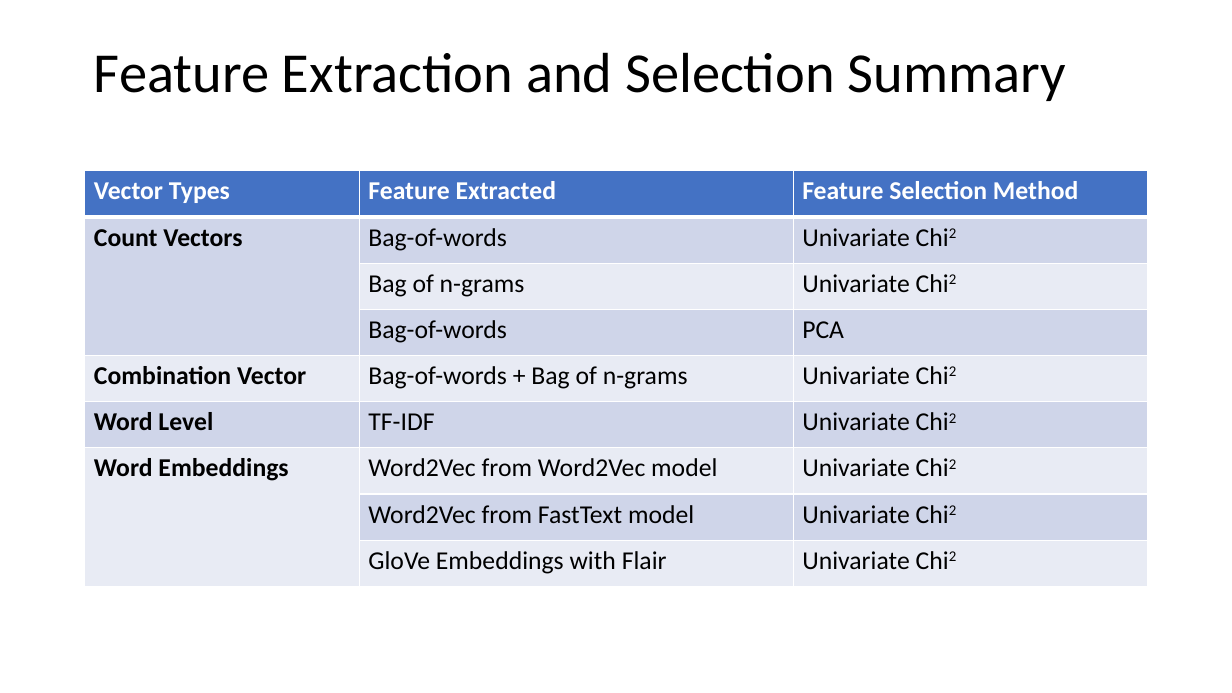
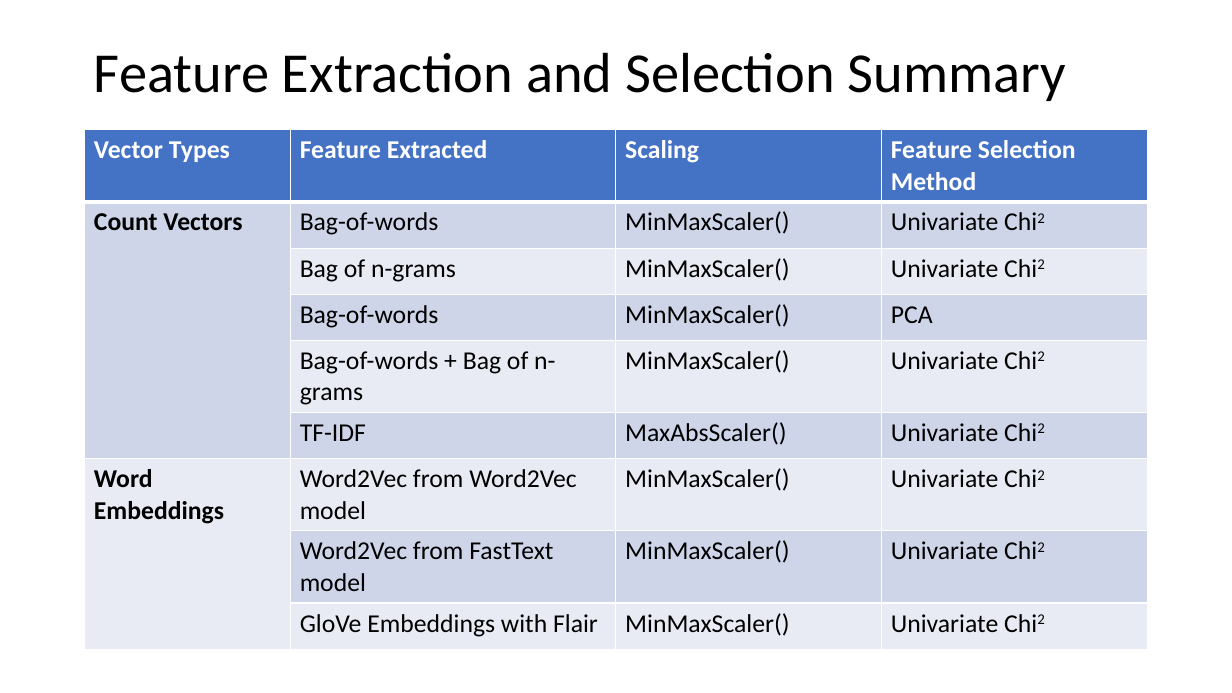
Before and after one commit to CSML1010-3-2020/NLPCourseProject, a slide deck: slide 8 of CSML1010_Group3_Project_Milestone01.pptx (slide 7 before the commit). Drawn at 1232x693 pixels with LibreOffice and Linux fonts; fonts in the diff are those of the drawing. Boxes give left, top, right and bottom in pixels: in the first picture for what was removed or moved away, otherwise in the second. Text is boxed around its words. In the diff, an @@ line names an element or a change of style, - is before the commit and + after.

Commit message:
MS 1 pptx latest updates.

```diff
--- a/CSML1010_Group3_Project_Milestone01.pptx
+++ b/CSML1010_Group3_Project_Milestone01.pptx
@@ table at <box>85,129,1149,644</box> @@
-column 1, row 5: Combination Vector
+column 1, row 5: 
-column 1, row 6: Word Level
+column 1, row 6: 
+column 3: Scaling | MinMaxScaler() | MinMaxScaler() | MinMaxScaler() | MinMaxScaler() | MaxAbsScaler() | MinMaxScaler() | MinMaxScaler() | MinMaxScaler()
@@ table: place and size @@
-table at <box>85,171,1148,587</box>
+table at <box>85,129,1149,644</box>
```
Also in this commit, not shown: 11 other slides changed, 7 slides added.
